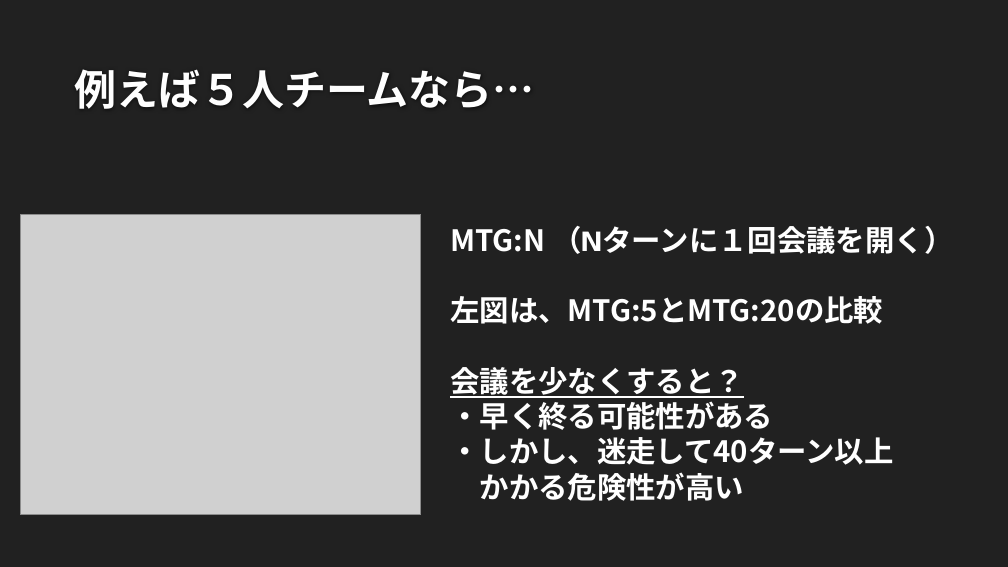
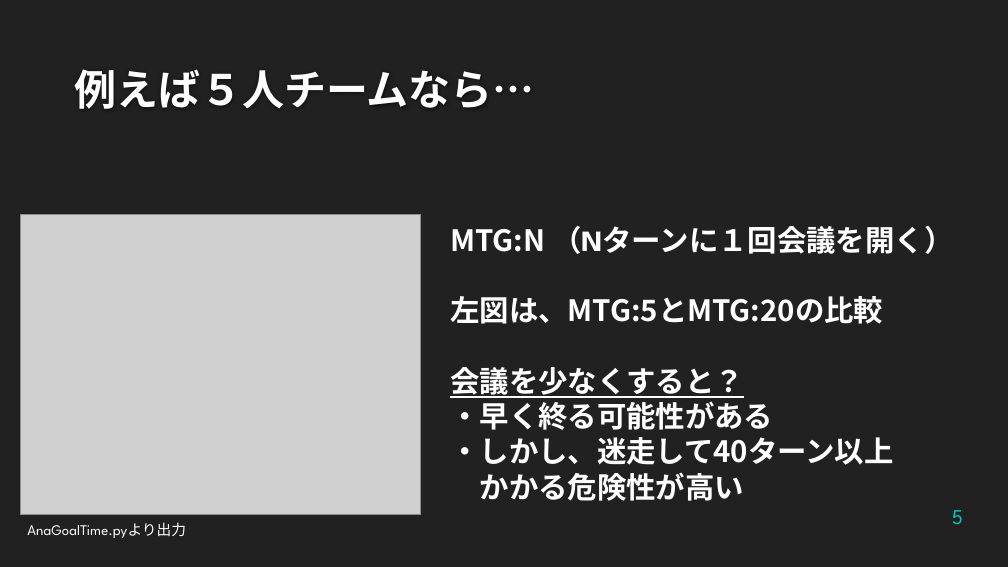
Before and after one commit to AstroMev/TeamSimulation, a slide deck: slide 5 of TeamProgressSimulation.pptx. Drawn at 1008x567 pixels with LibreOffice and Linux fonts; fonts in the diff are those of the drawing; grey boxes stand for pictures; background and template pictures are left out. Boxes give left, top, right and bottom in pixels: in the first picture for what was removed or moved away, otherwise in the second. Text is boxed around its words. In the diff, an @@ line names an element or a change of style, - is before the commit and + after.

```diff
--- a/TeamProgressSimulation.pptx
+++ b/TeamProgressSimulation.pptx
@@ text added at (x1=27, y1=522, x2=186, y2=538), 14 pt, text #FFFFFF @@
+AnaGoalTime.pyより出力
@@ page number added at (x1=952, y1=510, x2=963, y2=524), 20 pt, text #00C6BB @@
+5
```
Also in this commit, not shown: 3 other slides changed, 1 other file.
